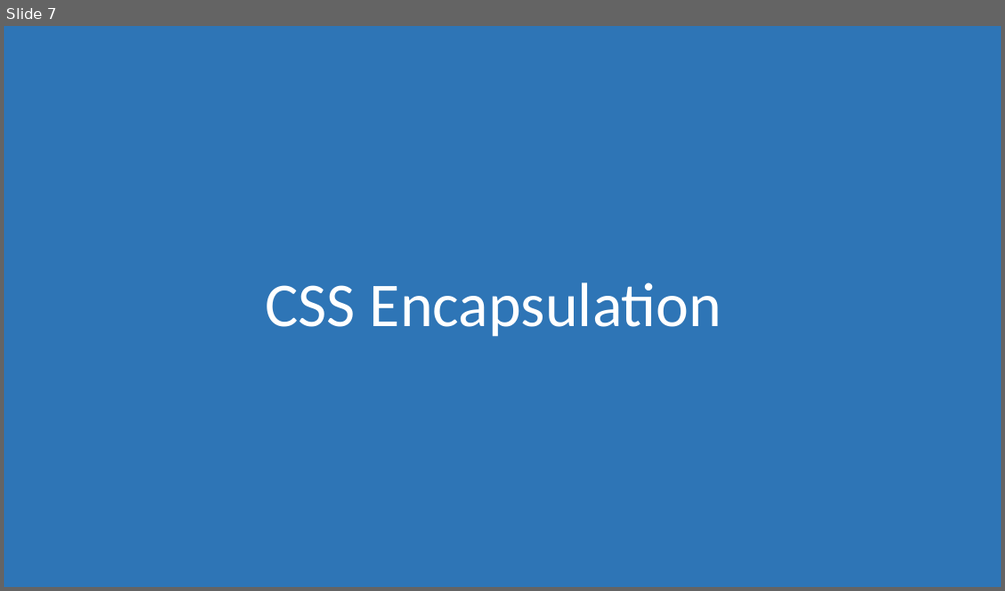
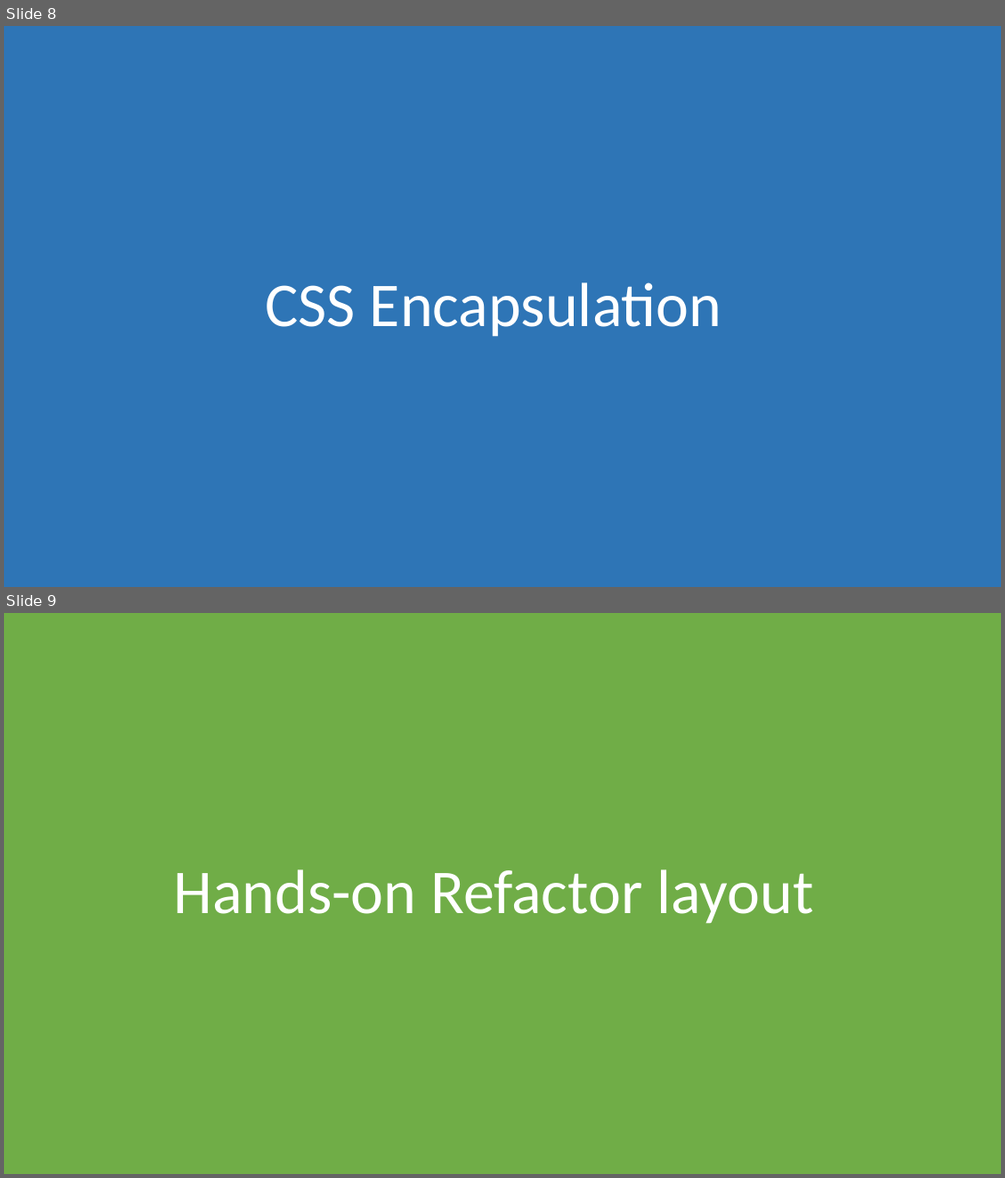
Before and after one commit to morkkis/PWD, a slide deck: presentations/chapter-4/Practical Web Dev.pptx. Shown one above the other, each under a label of ours: slide 7 before the commit, slides 8 and 9 after it. The pictures are 1005x591 and 1005x1178 pixels, drawn with LibreOffice and Linux fonts; fonts in the diff are those of the drawing. Boxes give left, top, right and bottom in pixels: in the first picture for what was removed or moved away, otherwise in the second. Text is boxed around its words. In the diff, an @@ line names an element or a change of style, - is before the commit and + after.

```diff
--- a/presentations/chapter-4/Practical Web Dev.pptx
+++ b/presentations/chapter-4/Practical Web Dev.pptx
@@ slide 9 added at (x1=4, y1=613, x2=1001, y2=1174), background #FFFFFF @@
@@ rectangle added at (x1=4, y1=613, x2=1001, y2=1174), fill #70AD47 @@
@@ title added at (x1=173, y1=869, x2=813, y2=924), 60 pt, text #FFFFFF @@
+Hands-on Refactor layout
@@ what was slide 7 is now slide 8 @@
```
Also in this commit, not shown: 2 other slides added, 7 other files.
